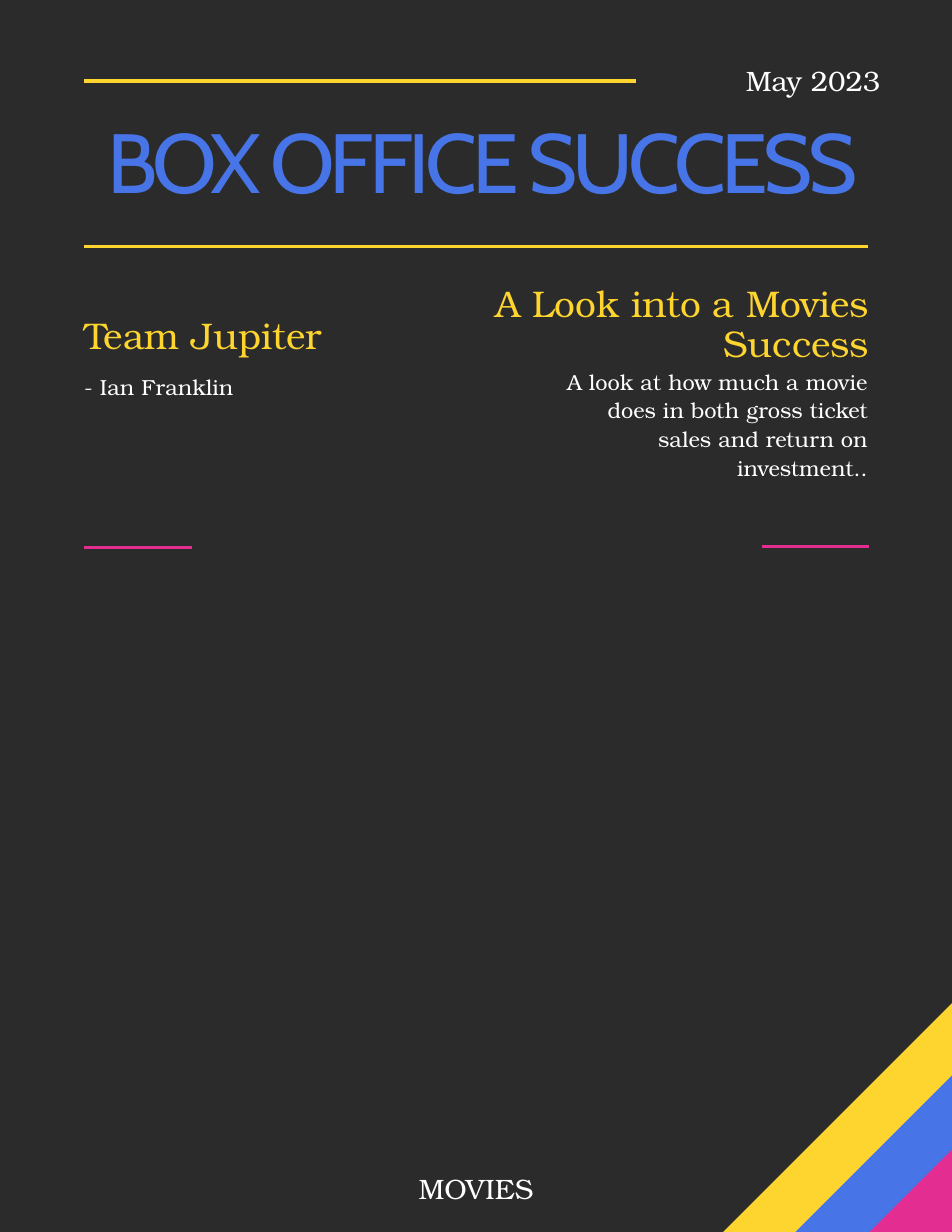
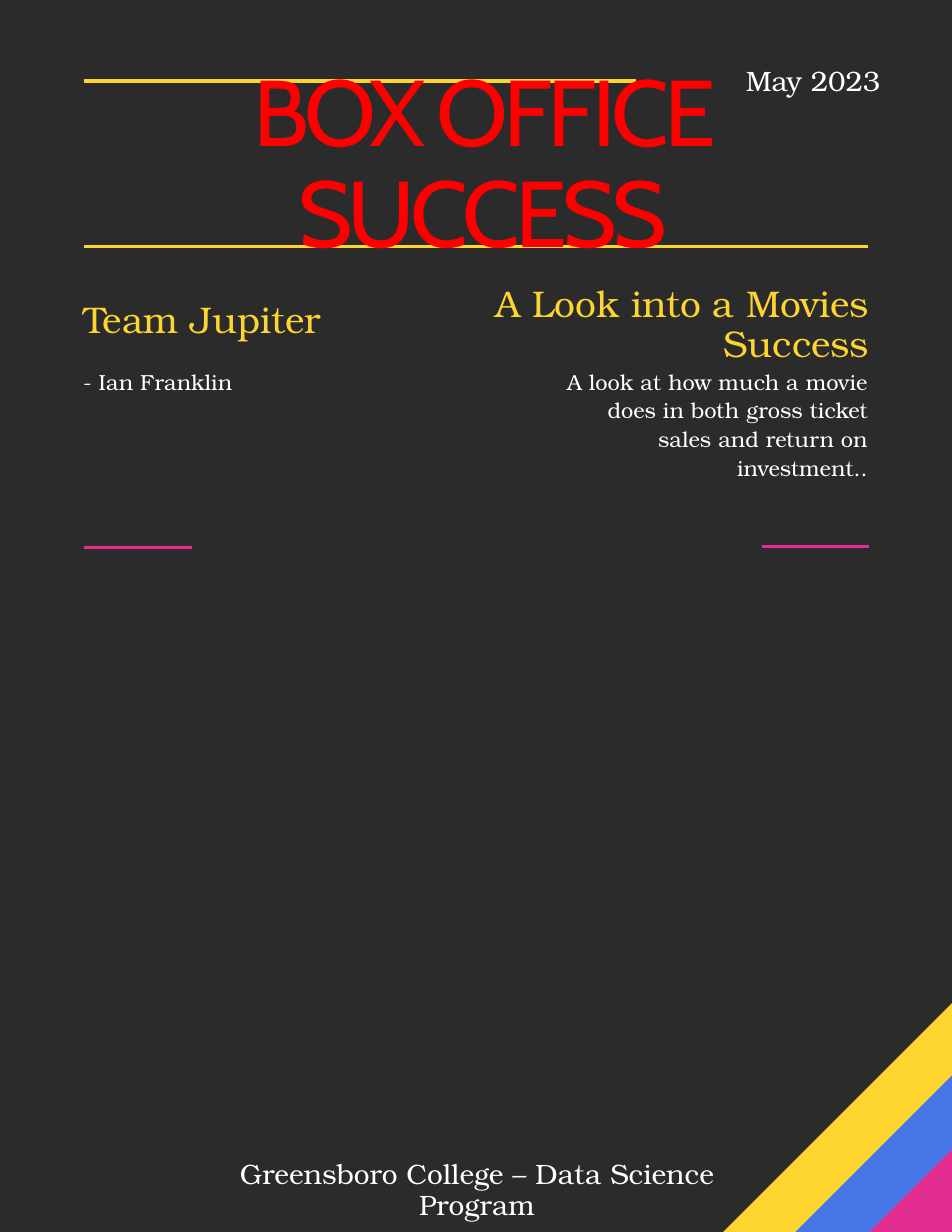
Before and after one commit to IanFranklin/Final_Project_Team_Jupiter, a slide deck: slide 1 of Media/Box Office Success.pptx. Drawn at 952x1232 pixels with LibreOffice and Linux fonts; fonts in the diff are those of the drawing; background and template pictures are left out; a plain dark background stands for a picture behind light text. Boxes give left, top, right and bottom in pixels: in the first picture for what was removed or moved away, otherwise in the second. Text is boxed around its words. In the diff, an @@ line names an element or a change of style, - is before the commit and + after.

```diff
--- a/Media/Box Office Success.pptx
+++ b/Media/Box Office Success.pptx
@@ title "BOX OFFICE SUCCESS" at <box>254,79,716,249</box>: size 54 to 60 pt, text colour #4775E7 to #FF0000 @@
@@ text "Team Jupiter": place and size @@
-text "Team Jupiter" at <box>84,323,322,358</box>
+text "Team Jupiter" at <box>83,307,321,342</box>
@@ text "- Ian Franklin": place and size @@
-text "- Ian Franklin" at <box>100,379,233,395</box>
+text "- Ian Franklin" at <box>99,374,232,390</box>
@@ text at <box>240,1164,714,1221</box>: text changed @@
-MOVIES
+Greensboro College – Data Science Program
```
Also in this commit, not shown: 3 other slides changed, 10 slides added, 4 slides removed, 10 other files.
